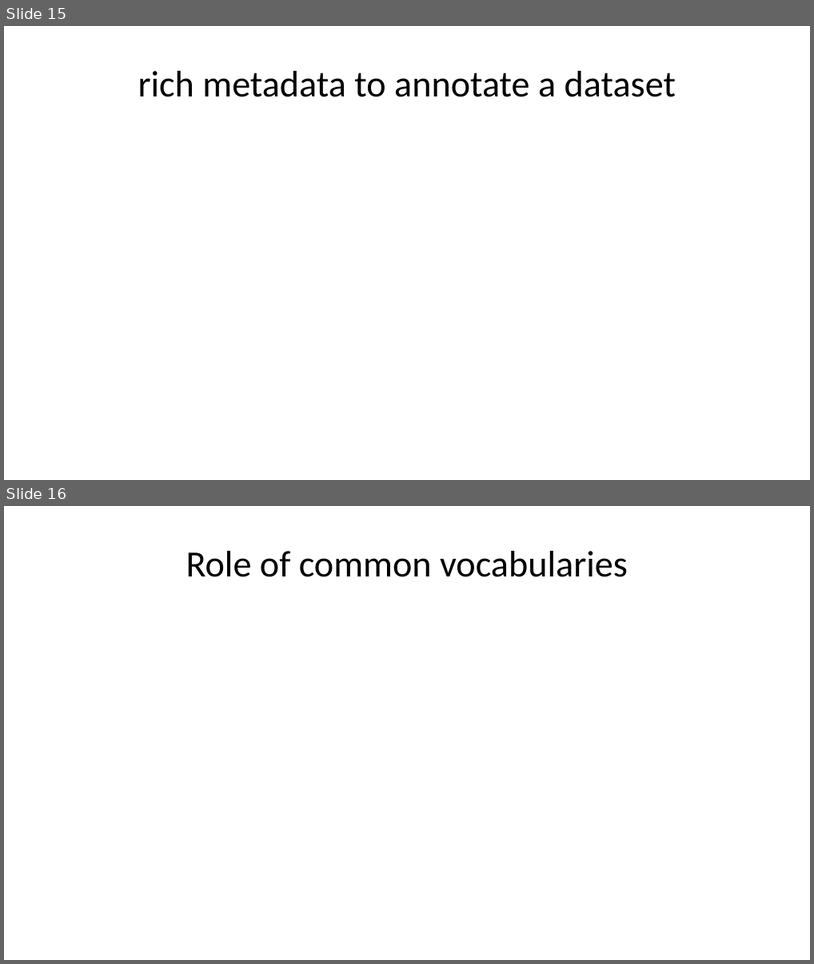
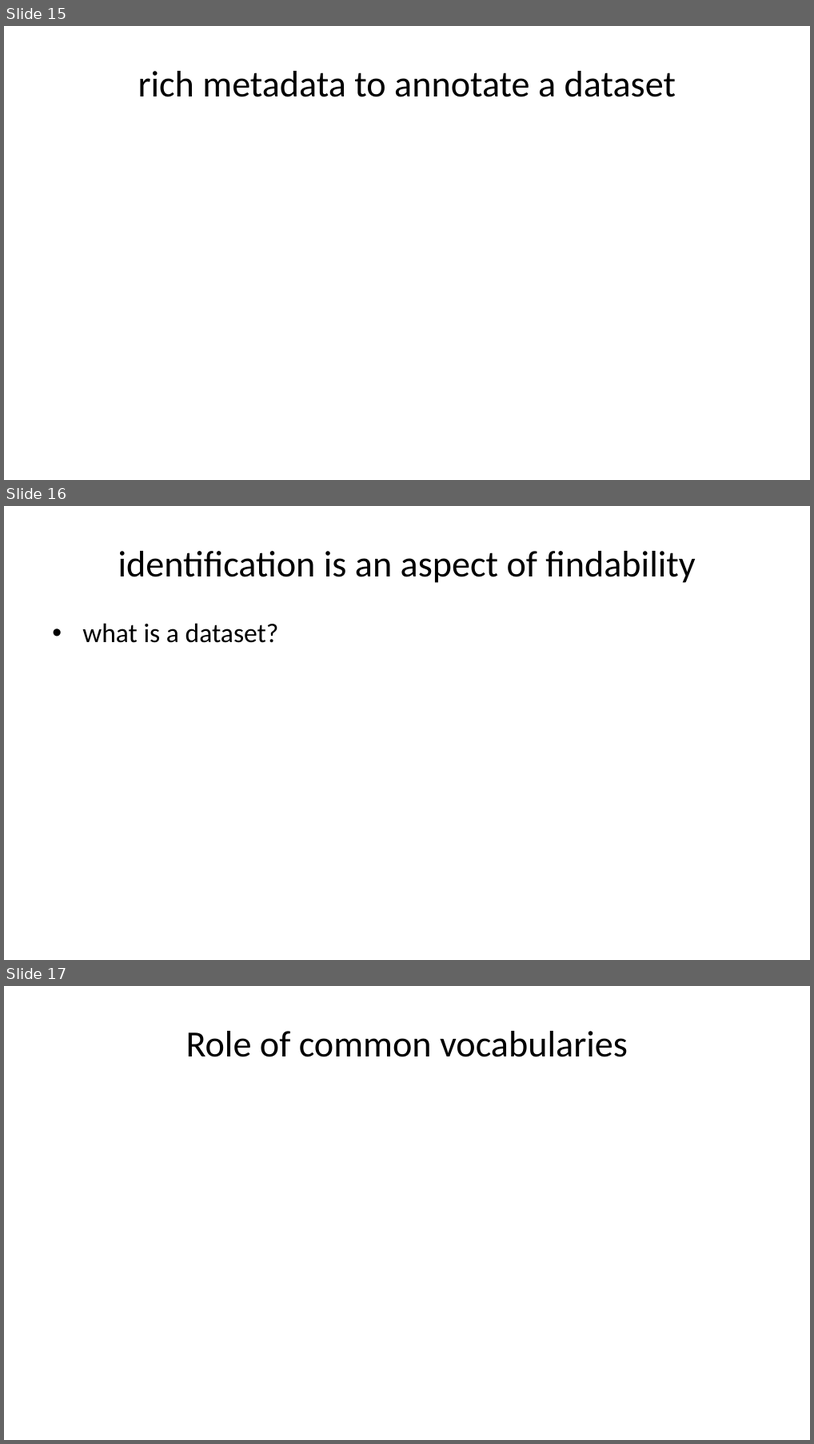
Before and after one commit to pvgenuchten/slides, a slide deck: slides/soil-information-systems-for-decision-making-in-africa.pptx. Shown one above the other, each under a label of ours: slides 15 and 16 before the commit, slides 15, 16 and 17 after it. The pictures are 814x964 and 814x1444 pixels, drawn with LibreOffice and Linux fonts; fonts in the diff are those of the drawing. Boxes give left, top, right and bottom in pixels: in the first picture for what was removed or moved away, otherwise in the second. Text is boxed around its words. In the diff, an @@ line names an element or a change of style, - is before the commit and + after.

```diff
--- a/slides/soil-information-systems-for-decision-making-in-africa.pptx
+++ b/slides/soil-information-systems-for-decision-making-in-africa.pptx
@@ slide 16 added at [4,506,810,960], background #FFFFFF @@
@@ title added at [118,551,695,583], 33 pt, text #000000 @@
+identification is an aspect of findability
@@ text added at [82,623,279,643], 24 pt, text #000000 @@
+• what is a dataset?
@@ what was slide 16 is now slide 17 @@
```
Also in this commit, not shown: 1 slide changed, 1 slide removed, 13 other files.
